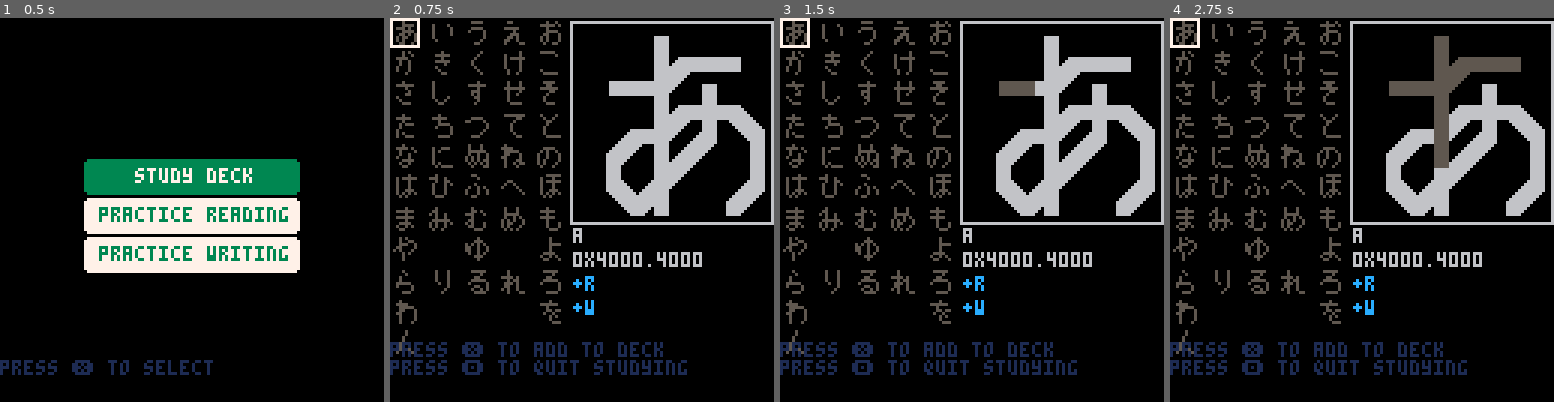
Above: before the commit, frames 1-4 (left to right).
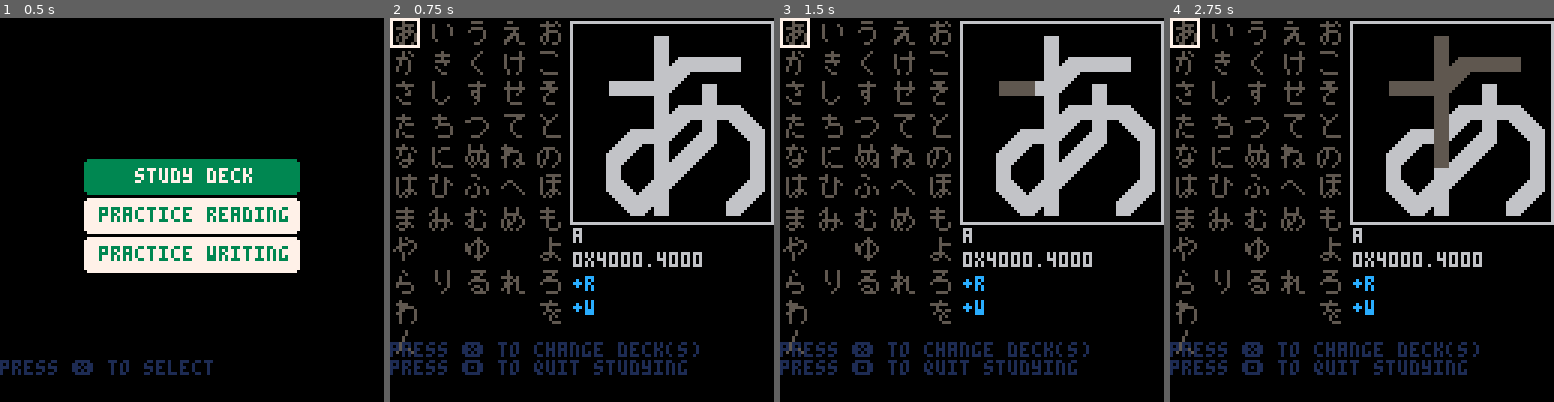
Above: after the commit, the same moments.

Repository: SestrenExsis/KanaPractice
Game: PICO-8 cartridge hiragana.p8
Same seed, same stepped clock (60 frames per second), same inputs: the game is played once before the commit and once after it.
Inputs (mouse positions are in pixels of both pictures, inside the frame that each line leads up to):
- Up to frame 1 (0.5 s): tap X (X key) at 0.33 s
- Up to frame 2 (0.75 s): click (547, 121) at 0.67 s; tap X (X key) at 0.7 s
- Up to frame 3 (1.5 s): tap O (Z key) at 1.07 s; click (998, 267) at 1.22 s; tap X (X key) at 1.43 s
- Up to frame 4 (2.75 s): click (1450, 114) at 1.77 s; tap O (Z key) at 1.8, 2.43 s; click (1216, 259) at 2.32 s; hold Right from 2.33 s (still down); tap X (X key) at 2.58 s

Frame 1 is identical in both runs. In frame 2, 0.4% of the frame differs, in the area x 37-81%, y 84-89%; in frame 3, 0.4%; in frame 4, 0.4%.

Commit message:
Toggle between decks

Diff:
--- a/hiragana.p8
+++ b/hiragana.p8
@@ -420,7 +420,7 @@
 	-- memory locations 0-45 are used for kana stats
 	if dget(57)==0 then
 		-- if this is first load
-		-- add vowels to deck
+		-- add a,e,i,o,u to decks
 		dset(0,0x4000.4000)
 		dset(1,0x4000.4000)
 		dset(2,0x4000.4000)
@@ -660,8 +660,21 @@
 	_cursor.x=_cursor.x%_cols
 	_cursor.y=_cursor.y%_rows
 	if btnp(❎) and _sk!=nil then
-		_sk.read=not _sk.read
-		_sk.write=not _sk.write
+		local skr=_sk.read
+		local skw=_sk.write
+		if skr and skw then
+			_sk.read=false
+			_sk.write=false
+		elseif skr and not skw then
+			_sk.read=true
+			_sk.write=true
+		elseif not skr and skw then
+			_sk.read=true
+			_sk.write=false
+		else
+			_sk.read=false
+			_sk.write=true
+		end
 		dset(_sk.index,enmem(_sk))
 	end
 	if (btnp(🅾️)) initmenu()
@@ -724,10 +737,8 @@
 		cursor(0,108,1)
 		if _sk==nil then
 			print("")
-		elseif _sk.read then
-			print("press ❎ to remove from deck")
 		else
-			print("press ❎ to add to deck")
+			print("press ❎ to change deck(s)")
 		end
 	end
 	cursor(0,114,1)
